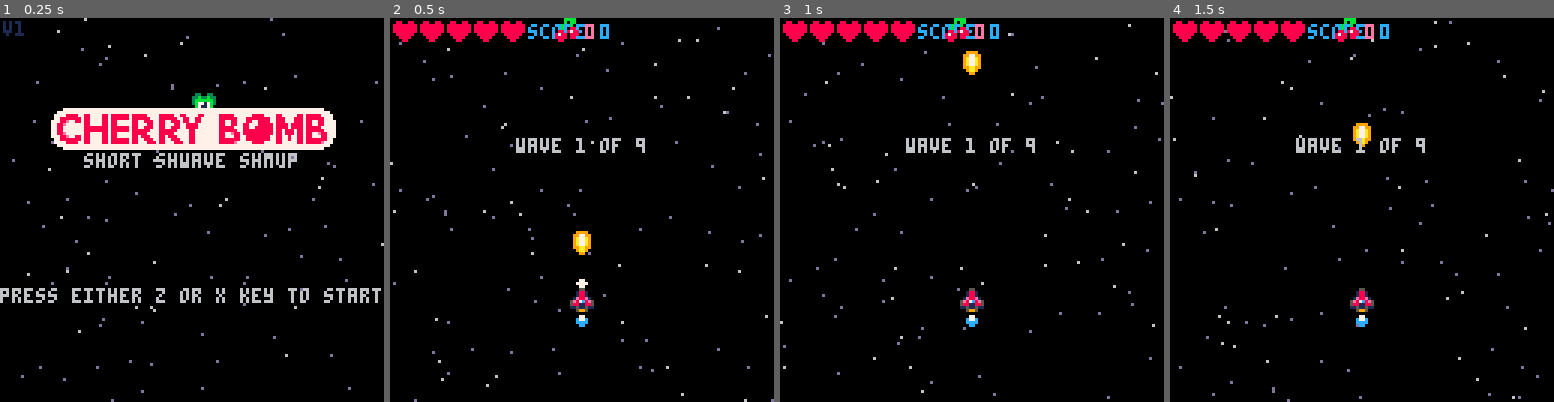
Above: before the commit, frames 1-4 (left to right).
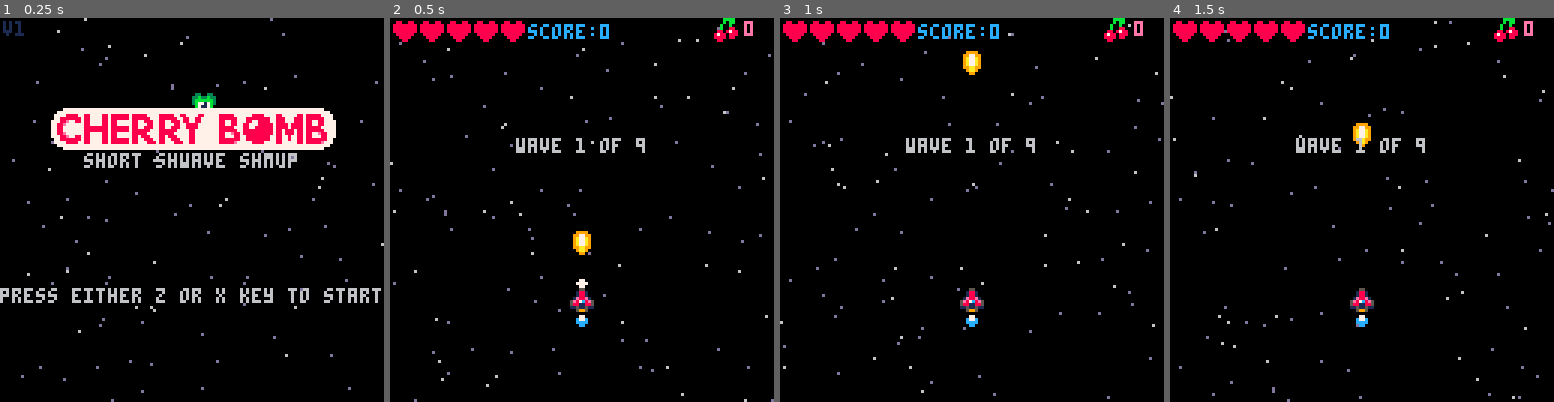
Above: after the commit, the same moments.

Repository: CRBroughton/pico-8-hero
Game: PICO-8 cartridge src/pico-8-hero.p8
Two runs of this game, one before a commit and one after it. Both use one fixed random seed, a clock stepped at 60 frames per second and the inputs below.
Inputs:
- Up to frame 1 (0.25 s): no input
- Up to frame 2 (0.5 s): tap X (X key) at 0.33 s
- Up to frame 3 (1 s): tap O (Z key) at 0.7 s
- Up to frame 4 (1.5 s): tap X (X key) at 1.07 s

Frame 1 is identical in both runs. In frame 2, 0.5% of the frame differs, in the area x 42-95%, y 0-7%; in frame 3, 0.5%; in frame 4, 0.5%.

Commit message:
fix(scenes): fix cherry text position

Diff:
--- a/src/draw.lua
+++ b/src/draw.lua
@@ -141,8 +141,8 @@
         end
     end
 
-    spr(48, 55, 0)
-    print(cherries, 65, 2, 14)
+    spr(48, 108, 0)
+    print(cherries, 118, 1, 14)
 end
 
 function makescore(val)
